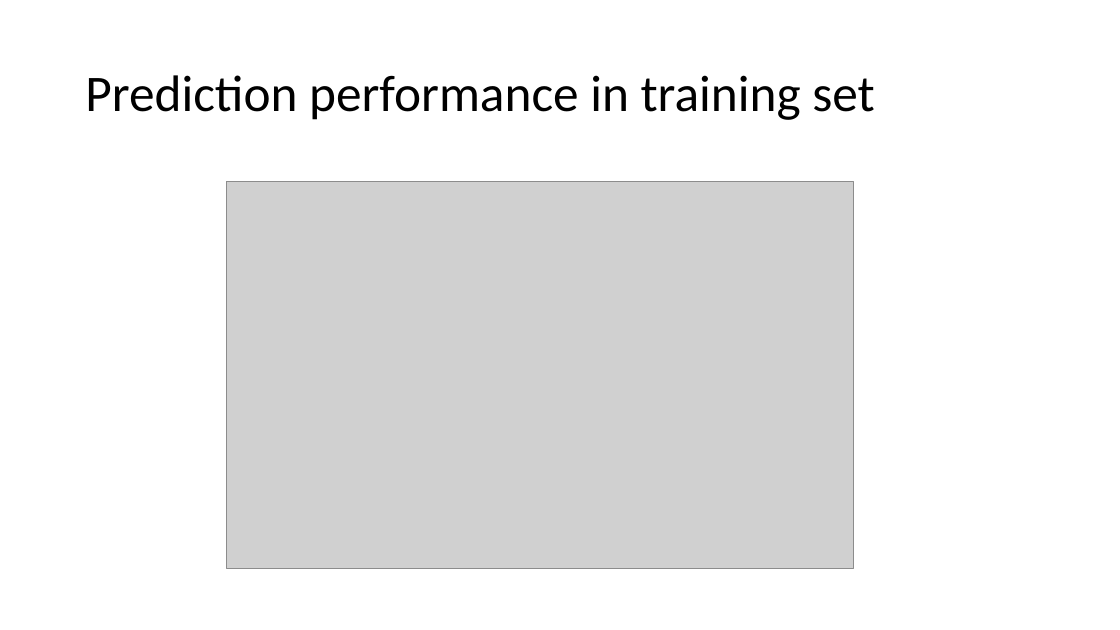
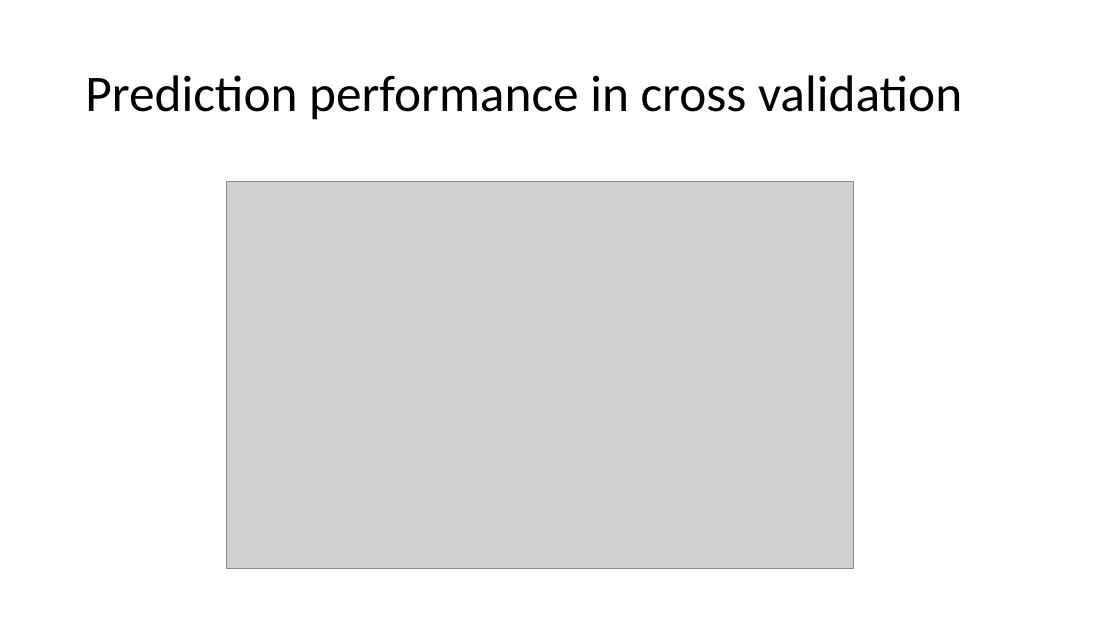
Before and after one commit to HimesGroup/BMIN503_Final_Project, a slide deck: slide 13 of final project.pptx. Drawn at 1120x630 pixels with LibreOffice and Linux fonts; fonts in the diff are those of the drawing; grey boxes stand for pictures. Boxes give left, top, right and bottom in pixels: in the first picture for what was removed or moved away, otherwise in the second. Text is boxed around its words. In the diff, an @@ line names an element or a change of style, - is before the commit and + after.

```diff
--- a/final project.pptx
+++ b/final project.pptx
@@ title at [85,75,962,120]: text changed @@
-Prediction performance in training set
+Prediction performance in cross validation
```
Also in this commit, not shown: 3 other slides changed, 3 other files.
